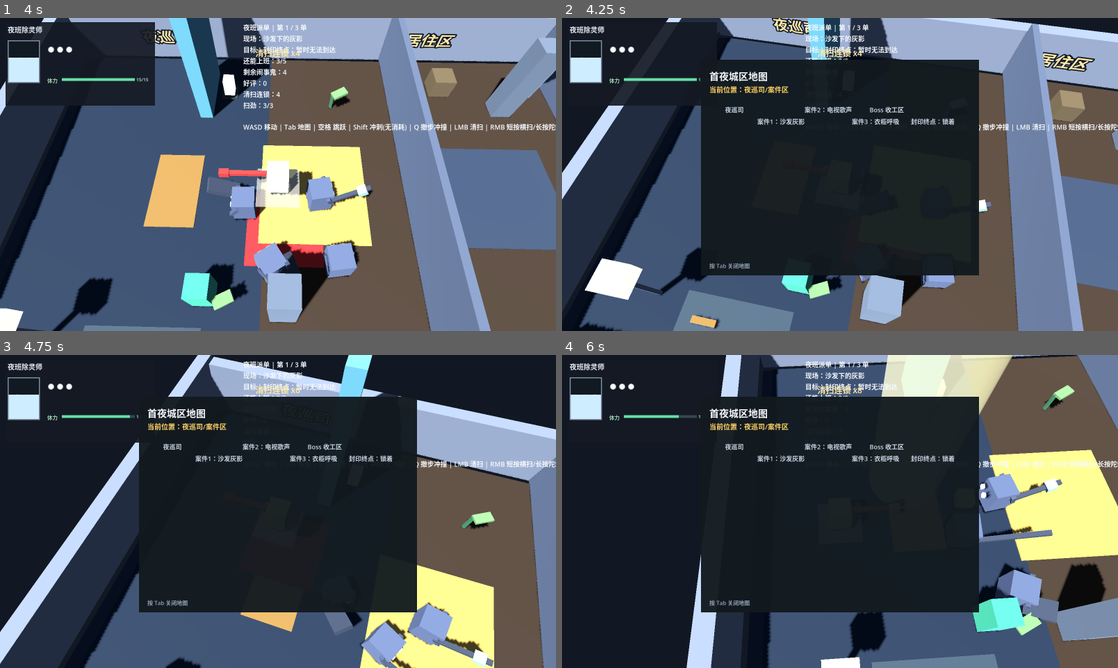
Above: before the commit, frames 1-4 (two rows, left to right).
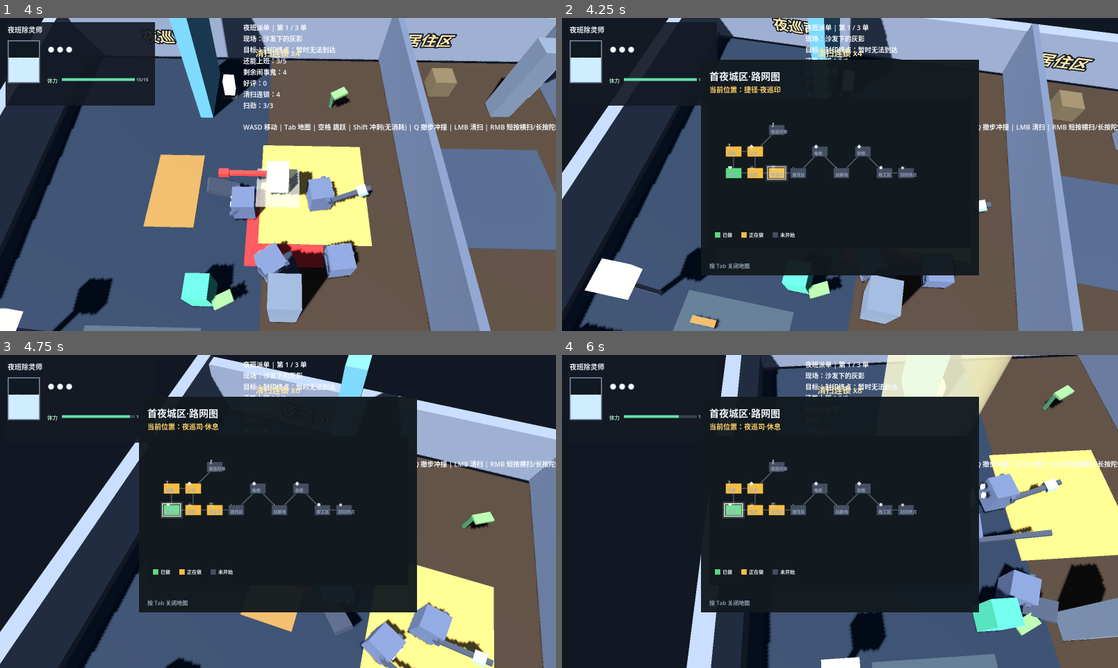
Above: after the commit, the same moments.

Repository: l754121012-afk/Ychuling
Game: Godot game, scene res://scenes/main/V2FirstLoop.tscn
Two runs of this game, one before a commit and one after it. Both use one fixed random seed, a clock stepped at 60 frames per second and the inputs below.
Inputs (mouse positions are in pixels of both pictures, inside the frame that each line leads up to):
- Up to frame 1 (4 s): tap Enter (confirm) at 0.5, 1.35 s; move the mouse to (400, 158) at 0.52 s; hold D (move_right) 0.53-1.28 s; click (400, 158) at 0.6 s; tap Space (jump) at 0.77, 1.52, 3.02, 3.77 s; move the mouse to (166, 190) at 1.27 s; hold S (move_down) 1.28-2.03 s; move the mouse to (333, 105) at 2.02 s; hold D (move_right) 2.03-2.78 s; tap Shift (dash) at 2.1 s; move the mouse to (250, 237) at 2.77 s; hold W (move_up) 2.78-3.53 s; tap X (heal) at 2.85 s; click (250, 237) at 2.92 s; move the mouse to (444, 221) at 3.52 s; hold A (move_left) from 3.53 s (still down); tap E (interact) at 3.6 s
- Up to frame 2 (4.25 s): keep holding A (move_left); tap Tab (map) at 4.15 s
- Up to frame 3 (4.75 s): keep holding A (move_left); move the mouse to (111, 464) at 4.27 s; tap Q (q_dash_tech) at 4.35 s; tap Space (jump) at 4.52 s
- Up to frame 4 (6 s): move the mouse to (867, 511) at 5.02 s; release A (move_left) at 5.03 s; hold S (move_down) 5.03-5.78 s; right-click (867, 511) at 5.1 s; click (867, 511) at 5.17 s; move the mouse to (756, 433) at 5.77 s; hold D (move_right) from 5.78 s (still down); click (756, 433) at 5.85 s

Frame 1 is identical in both runs. In frame 2, 2.3% of the frame differs, in the area x 27-71%, y 17-71%; in frame 3, 2.3%; in frame 4, 2.3%.

Commit message:
feat(v2): node-based Tab world map with build-state colors
- Add V2WorldMap (node graph, LOCKED/IN_PROGRESS/DONE color states) seeded from night-watch bottom-left region; current-room highlight via soft glow + pulse.
- Replace M2RouteLab old zone-text map layer with V2WorldMap in _setup_map_hud; _update_map now maps world X to nearest room and tints seal endpoint on unlock.
- Add v2_world_map_smoke; CODE-INDEX + SESSION-HANDOFF updated.

Diff:
--- a/project/scripts/main/M2RouteLab.gd
+++ b/project/scripts/main/M2RouteLab.gd
@@ -80,7 +80,7 @@
 var _map_open := false
 var _map_layer: CanvasLayer
 var _map_current_label: Label
-var _zone_marker_labels: Array[Label] = []
+var _world_map: V2WorldMap
 var _npc_data: Array[Dictionary] = []
 var _region_gates: Dictionary = {}
 
@@ -708,7 +708,7 @@
 	_map_layer.add_child(panel)
 
 	var title := Label.new()
-	title.text = "首夜城区地图"
+	title.text = "首夜城区·路网图"
 	title.position = Vector2(424.0, 146.0)
 	title.add_theme_color_override("font_color", Color("#f4f7fb"))
 	title.add_theme_font_size_override("font_size", 28)
@@ -720,24 +720,13 @@
 	_map_current_label.add_theme_font_size_override("font_size", 20)
 	_map_layer.add_child(_map_current_label)
 
-	var zones := [
-		["夜巡司", -13.5, 0],
-		["案件1：沙发灰影", -8.0, 1],
-		["案件2：电视歌声", 0.0, 2],
-		["案件3：衣柜呼吸", 8.0, 3],
-		["Boss 收工区", 11.0, 4],
-		["封印终点", 18.0, 5],
-	]
-	for zone in zones:
-		var label := Label.new()
-		label.text = "%s" % zone[0]
-		label.add_theme_color_override("font_color", Color("#c9d6e5"))
-		label.add_theme_font_size_override("font_size", 18)
-		var map_x := 460.0 + (float(zone[1]) + 14.0) * 17.0
-		var map_y := 250.0 + float(int(zone[2]) % 2) * 34.0
-		label.position = Vector2(map_x, map_y)
-		_map_layer.add_child(label)
-		_zone_marker_labels.append(label)
+	# 用节点式世界地图替换旧“区域文字堆叠”——每个节点按 build state（未开始/正在做/已做）上色。
+	_world_map = V2WorldMap.new()
+	_world_map.name = "NightWatchRegionMap"
+	_world_map.position = Vector2(424.0, 232.0)
+	_world_map.size = Vector2(752.0, 430.0)
+	_world_map.load_from(V2WorldMap.seed_night_watch())
+	_map_layer.add_child(_world_map)
 
 	var map_hint := Label.new()
 	map_hint.text = "按 Tab 关闭地图"
@@ -755,30 +744,19 @@
 
 
 func _update_map() -> void:
-	if not is_instance_valid(_map_current_label):
-		return
-	var current := "夜巡司/案件区"
+	if not is_instance_valid(_map_current_label) or not is_instance_valid(_world_map):
+		return
+	var current_id := ""
 	if is_instance_valid(_player):
-		var px := _player.global_position.x
-		if px > 17.0:
-			current = "封印终点"
-		elif px > 13.0:
-			current = "Boss 收工区"
-		elif px > 5.0:
-			current = "案件3：衣柜呼吸"
-		elif px > -3.0:
-			current = "案件2：电视歌声"
-		elif px > -10.0:
-			current = "案件1：沙发灰影"
+		current_id = _world_map.room_for_world_x(_player.global_position.x)
+	_world_map.set_current(current_id)
+	var current := "未定位"
+	if not current_id.is_empty():
+		current = str(_world_map.room(current_id).get("name", current_id))
 	_map_current_label.text = "当前位置：%s" % current
-	var endpoint_text := "封印终点：锁着"
+
+	# 封印终点随进度变色：拿到印章后可作为终结目标。
 	if _boss_key_granted:
-		endpoint_text = "封印终点：可交互"
-	for index in range(mini(_zone_marker_labels.size(), 6)):
-		if index == 5:
-			_zone_marker_labels[index].text = endpoint_text
-		elif index == 4:
-			if _boss_waiting_npc:
-				_zone_marker_labels[index].text = "Boss 收工区：找神秘鬼确认"
-			elif _final_started:
-				_zone_marker_labels[index].text = "Boss 收工区：现身"
+		_world_map.set_state("seal", V2WorldMap.STATE_DONE)
+	elif _final_started:
+		_world_map.set_state("seal", V2WorldMap.STATE_IN_PROGRESS)
--- /dev/null
+++ b/project/scripts/v2/V2WorldMap.gd
@@ -0,0 +1,230 @@
+class_name V2WorldMap
+extends Control
+
+# 世界地图节点图：把《FIVESTAR》首夜城区当作一张节点式地图（参考“全图”连接拓扑，
+# 但用我方区域与玩法角色重新落地）。每个节点是一个“房间/区段”，用 build state 标记开发进度。
+#
+# build state 语义（用户要求：正在做/做过的区域用特殊颜色标记）
+#   LOCKED        = 尚未开始（灰）
+#   IN_PROGRESS   = 正在做（琥珀/高亮）
+#   DONE          = 已做（绿）
+
+enum BuildState { LOCKED, IN_PROGRESS, DONE }
+
+const STATE_LOCKED := BuildState.LOCKED
+const STATE_IN_PROGRESS := BuildState.IN_PROGRESS
+const STATE_DONE := BuildState.DONE
+
+const COLOR_LOCKED := Color(0.30, 0.34, 0.42, 0.85)
+const COLOR_IN_PROGRESS := Color(0.96, 0.74, 0.26)
+const COLOR_DONE := Color(0.36, 0.85, 0.52)
+const COLOR_BG := Color(0.07, 0.10, 0.12, 0.96)
+const COLOR_EDGE := Color(0.56, 0.62, 0.72, 0.45)
+const COLOR_TEXT := Color("#e9eef6")
+const COLOR_DIM := Color(0.62, 0.68, 0.78, 0.9)
+
+const NODE_W := 46.0
+const NODE_H := 30.0
+const GAP := 62.0
+const ORIGIN := Vector2(70.0, 90.0)
+
+## 房间数据：{id, name, role, x, y, state}
+var rooms: Array[Dictionary] = []
+## 连接：[ [idA, idB], ... ]（无向）
+var edges: Array = []
+## 当前玩家所在房间 id（用于高亮）
+var current_id: String = ""
+var _pulse_t := 0.0
+
+
+static func state_color(p_state: int) -> Color:
+	match p_state:
+		STATE_IN_PROGRESS:
+			return COLOR_IN_PROGRESS
+		STATE_DONE:
+			return COLOR_DONE
+		_:
+			return COLOR_LOCKED
+
+
+func room(p_id: String) -> Dictionary:
+	for r in rooms:
+		if r.get("id", "") == p_id:
+			return r
+	return {}
+
+
+func set_state(p_id: String, p_state: int) -> void:
+	for r in rooms:
+		if r.get("id", "") == p_id:
+			r["state"] = p_state
+			queue_redraw()
+			return
+
+
+func state_of(p_id: String) -> int:
+	return int(room(p_id).get("state", STATE_LOCKED))
+
+
+## 标记当前玩家所在房间并刷新。
+func set_current(p_id: String) -> void:
+	if current_id == p_id:
+		return
+	current_id = p_id
+	queue_redraw()
+
+
+## 依世界 X 坐标返回最近房间 id（找不到则回退空串）。
+func room_for_world_x(p_wx: float) -> String:
+	var best_id := ""
+	var best_d := INF
+	for r in rooms:
+		var wx := float(r.get("wx", 0.0))
+		var d := absf(wx - p_wx)
+		if d < best_d:
+			best_d = d
+			best_id = str(r.get("id", ""))
+	return best_id
+
+
+func _process(delta: float) -> void:
+	if current_id.is_empty() or not is_visible_in_tree():
+		return
+	_pulse_t += delta
+	queue_redraw()
+
+
+## 从数据建立节点图。seed 是完整图的数据（房间+连接），返回一个带默认状态的副本以供每次调用重建。
+static func seed_night_watch() -> Dictionary:
+	# 角色映射：rest=休息/安全；case=案件；encounter=遭遇；gate=门/捷径；key=能力；ritual=仪式；clue=线索
+	return {
+		"rooms": [
+			{"id": "rest", "name": "夜巡司·休息", "role": "rest", "x": 0, "y": 2, "wx": -13.5, "state": STATE_DONE},
+			{"id": "nw_hub", "name": "夜巡司·值房", "role": "encounter", "x": 1, "y": 2, "wx": -13.0, "state": STATE_IN_PROGRESS},
+			{"id": "nw_clue", "name": "线索·档案", "role": "clue", "x": 0, "y": 1, "wx": -12.0, "state": STATE_IN_PROGRESS},
+			{"id": "nw_gate", "name": "捷径·夜巡印", "role": "gate", "x": 2, "y": 2, "wx": -10.5, "state": STATE_IN_PROGRESS},
+			{"id": "case_sofa", "name": "案件1·沙发", "role": "case", "x": 1, "y": 1, "wx": -8.0, "state": STATE_IN_PROGRESS},
+			{"id": "nw_key", "name": "夜巡印章", "role": "key", "x": 2, "y": 0, "wx": -9.0, "state": STATE_LOCKED},
+			{"id": "residential", "name": "居住区", "role": "zone", "x": 3, "y": 2, "wx": 4.0, "state": STATE_LOCKED},
+			{"id": "case_tv", "name": "案件2·电视", "role": "case", "x": 4, "y": 1, "wx": 0.0, "state": STATE_LOCKED},
+			{"id": "theater", "name": "旧剧场", "role": "zone", "x": 5, "y": 2, "wx": 4.5, "state": STATE_LOCKED},
+			{"id": "case_wardrobe", "name": "案件3·衣柜", "role": "case", "x": 6, "y": 1, "wx": 8.0, "state": STATE_LOCKED},
+			{"id": "boss", "name": "Boss·收工区", "role": "ritual", "x": 7, "y": 2, "wx": 11.0, "state": STATE_LOCKED},
+			{"id": "seal", "name": "封印终点", "role": "objective", "x": 8, "y": 2, "wx": 18.0, "state": STATE_LOCKED},
+		],
+		"edges": [
+			["rest", "nw_hub"],
+			["rest", "nw_clue"],
+			["nw_clue", "case_sofa"],
+			["nw_hub", "case_sofa"],
+			["nw_hub", "nw_gate"],
+			["case_sofa", "nw_key"],
+			["nw_gate", "residential"],
+			["residential", "case_tv"],
+			["case_tv", "theater"],
+			["theater", "case_wardrobe"],
+			["case_wardrobe", "boss"],
+			["boss", "seal"],
+		],
+	}
+
+
+func load_from(p_data: Dictionary) -> void:
+	rooms = []
+	edges = []
+	for r in p_data.get("rooms", []):
+		rooms.append(r.duplicate())
+	for e in p_data.get("edges", []):
+		edges.append(e.duplicate())
+	queue_redraw()
+
+
+func _draw() -> void:
+	draw_rect(Rect2(Vector2.ZERO, size), COLOR_BG)
+
+	# 先画连接，再画节点，避免节点被连线覆盖。
+	for e in edges:
+		var a := room(str(e[0]))
+		var b := room(str(e[1]))
+		if a.is_empty() or b.is_empty():
+			continue
+		var pa := _center(a)
+		var pb := _center(b)
+		draw_line(pa, pb, COLOR_EDGE, 3.0)
+
+	for r in rooms:
+		var pos := _center(r) - Vector2(NODE_W, NODE_H) * 0.5
+		var color := state_color(int(r.get("state", STATE_LOCKED)))
+		var rect := Rect2(pos, Vector2(NODE_W, NODE_H))
+		draw_rect(rect, color)
+		draw_rect(rect, Color(0.0, 0.0, 0.0, 0.35), false, 2.0)
+
+	# 当前所在房间：软光晕 + 脉冲描边，让玩家一眼看到自己在哪。
+	if not current_id.is_empty():
+		var cur := room(current_id)
+		if not cur.is_empty():
+			var cpos := _center(cur)
+			var crect := Rect2(cpos - Vector2(NODE_W, NODE_H) * 0.5, Vector2(NODE_W, NODE_H))
+			var a := 0.55 + 0.35 * sin(_pulse_t * 4.0)
+			draw_rect(crect.grow(9.0), Color(1.0, 1.0, 0.95, 0.18 * a))
+			draw_rect(crect.grow(3.0), Color(1.0, 1.0, 0.95, a), false, 3.0)
+
+	# 角色字形（显示在节点中心）
+	for r in rooms:
+		var glyph := _role_glyph(str(r.get("role", "")))
+		var font := ThemeDB.fallback_font
+		var pos := _center(r) + Vector2(-NODE_W * 0.5 + 6.0, -10.0)
+		draw_string(font, pos, glyph, HORIZONTAL_ALIGNMENT_LEFT, -1, 16, COLOR_TEXT)
+		# 缩略名（小字，超长则短写）
+		var label := _short_name(str(r.get("name", "")))
+		draw_string(font, pos + Vector2(0.0, 20.0), label, HORIZONTAL_ALIGNMENT_LEFT, -1, 12, COLOR_DIM)
+
+	_draw_legend()
+
+
+func _center(p_room: Dictionary) -> Vector2:
+	return ORIGIN + Vector2(float(p_room.get("x", 0)) * GAP, float(p_room.get("y", 0)) * GAP)
+
+
+func _role_glyph(p_role: String) -> String:
+	match p_role:
+		"rest":
+			return "❤"
+		"case":
+			return "◆"
+		"encounter":
+			return "☠"
+		"gate":
+			return "⚿"
+		"key":
+			return "⚷"
+		"ritual":
+			return "✸"
+		"clue":
+			return "?"
+		"objective":
+			return "★"
+		_:
+			return "·"
+
+
+func _short_name(p_name: String) -> String:
+	var parts := p_name.split("·")
+	return parts[parts.size() - 1] if parts.size() > 1 else p_name
+
+
+func _draw_legend() -> void:
+	var font := ThemeDB.fallback_font
+	var y := size.y - 46.0
+	var entries := [
+		[STATE_DONE, "已做"],
+		[STATE_IN_PROGRESS, "正在做"],
+		[STATE_LOCKED, "未开始"],
+	]
+	var x := 16.0
+	for entry in entries:
+		var color := state_color(int(entry[0]))
+		draw_rect(Rect2(Vector2(x, y), Vector2(16.0, 16.0)), color)
+		draw_rect(Rect2(Vector2(x, y), Vector2(16.0, 16.0)), Color(0, 0, 0, 0.35), false, 1.0)
+		draw_string(font, Vector2(x + 22.0, y + 13.0), str(entry[1]), HORIZONTAL_ALIGNMENT_LEFT, -1, 14, COLOR_TEXT)
+		x += 22.0 + 14.0 * str(entry[1]).length() + 26.0
--- /dev/null
+++ b/project/tests/v2_world_map_smoke.gd
@@ -0,0 +1,64 @@
+extends SceneTree
+
+const WorldMap := preload("res://scripts/v2/V2WorldMap.gd")
+
+
+func _init() -> void:
+	call_deferred("_run")
+
+
+func _run() -> void:
+	var m: WorldMap = WorldMap.new()
+	m.load_from(WorldMap.seed_night_watch())
+
+	var rooms: int = m.rooms.size()
+	var edges: int = m.edges.size()
+	var rest_state: int = m.state_of("rest")
+	var hub_state: int = m.state_of("nw_hub")
+	var seal_state: int = m.state_of("seal")
+
+	# 世界 X → 房间定位
+	var at_rest: String = m.room_for_world_x(-13.5)
+	var at_case1: String = m.room_for_world_x(-8.0)
+	var at_boss: String = m.room_for_world_x(11.0)
+
+	# 当前节点高亮 + 封印终点变色
+	m.set_current(at_case1)
+	m.set_state("seal", WorldMap.STATE_DONE)
+	var seal_after: int = m.state_of("seal")
+
+	var ok: bool = (
+		rooms == 12
+		and edges == 12
+		and rest_state == WorldMap.STATE_DONE
+		and hub_state == WorldMap.STATE_IN_PROGRESS
+		and seal_state == WorldMap.STATE_LOCKED
+		and at_rest == "rest"
+		and at_case1 == "case_sofa"
+		and at_boss == "boss"
+		and m.current_id == at_case1
+		and seal_after == WorldMap.STATE_DONE
+	)
+
+	print("V2_WORLDMAP rooms=%d edges=%d rest=%s hub=%s seal_init=%s map@-13.5=%s map@-8=%s map@11=%s seal_after=%s current=%s" % [
+		rooms,
+		edges,
+		state_name(rest_state),
+		state_name(hub_state),
+		state_name(seal_state),
+		at_rest,
+		at_case1,
+		at_boss,
+		state_name(seal_after),
+		m.current_id,
+	])
+	m.free()
+	quit(0 if ok else 1)
+
+
+func state_name(p_state: int) -> String:
+	if p_state == WorldMap.STATE_DONE:
+		return "DONE"
+	if p_state == WorldMap.STATE_IN_PROGRESS:
+		return "IN_PROGRESS"
+	return "LOCKED"
Not shown, changed: outputs/CODE-INDEX.md
Not shown, changed: outputs/SESSION-HANDOFF.md
